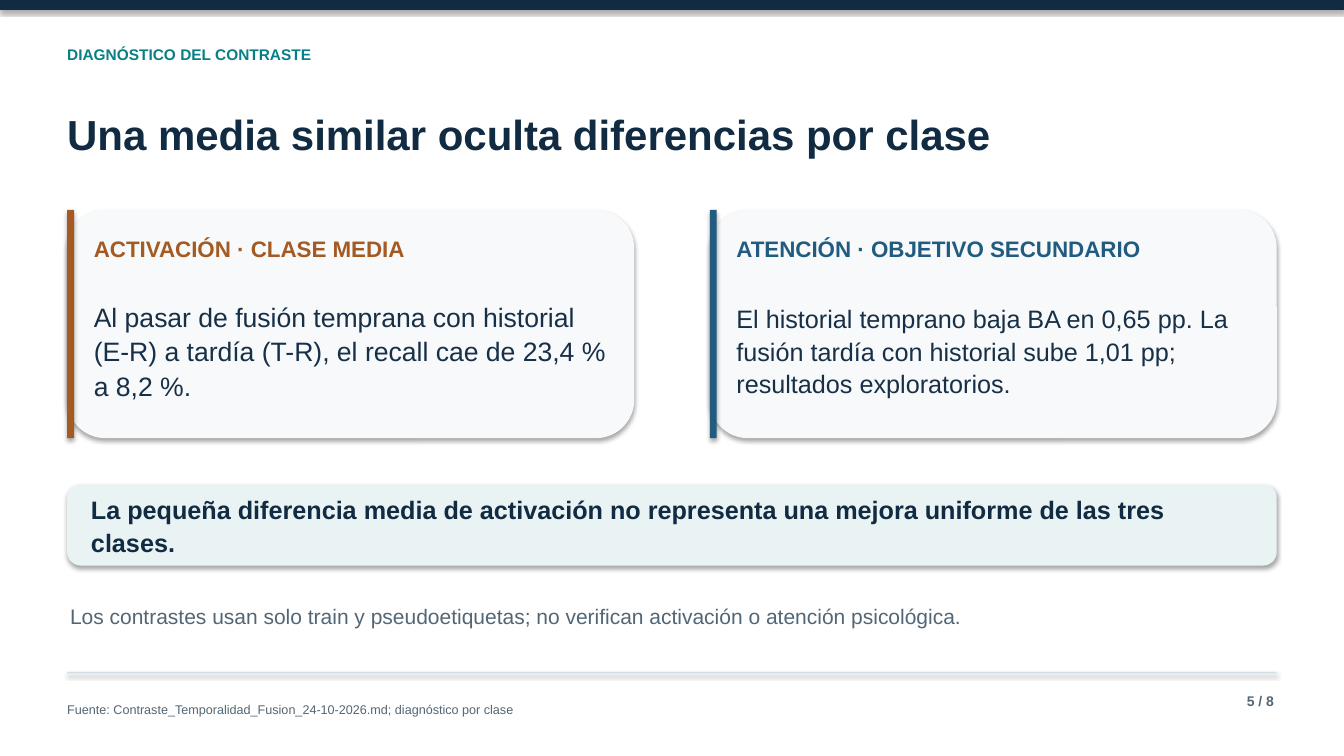
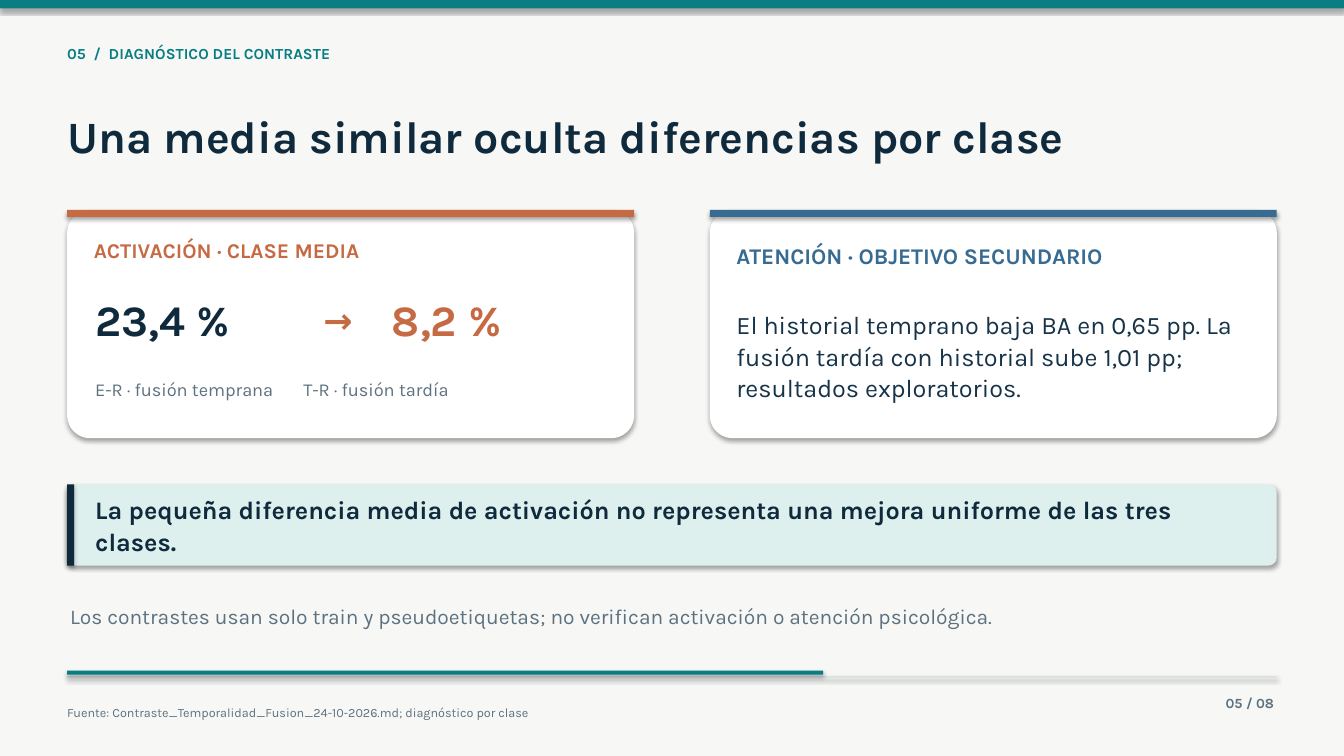
Before and after one commit to marioromero00/Tesis_MDS, a slide deck: slide 5 of presentaciones/Avances-Experimentales-Simplificados-24-10-2026.pptx. Drawn at 1344x756 pixels with LibreOffice and Linux fonts; fonts in the diff are those of the drawing. Boxes give left, top, right and bottom in pixels: in the first picture for what was removed or moved away, otherwise in the second. Text is boxed around its words. In the diff, an @@ line names an element or a change of style, - is before the commit and + after.

Commit message:
Mejorar diseño visual de presentación de avances

```diff
--- a/presentaciones/Avances-Experimentales-Simplificados-24-10-2026.pptx
+++ b/presentaciones/Avances-Experimentales-Simplificados-24-10-2026.pptx
@@ background #FFFFFF to #F7F8F5 @@
@@ rectangle at (0, 0, 1344, 8): fill #102B42 to #087E83 @@
@@ text at (67, 46, 330, 60): text changed; font Arial to Karla; text colour #087F86 to #087E83 @@
-DIAGNÓSTICO DEL CONTRASTE
+05 / DIAGNÓSTICO DEL CONTRASTE
@@ text "Una media similar oculta diferencias ..." at (67, 121, 1064, 164): size 30 to 32 pt, font Arial to Karla, text colour #102B42 to #102A3D; line spacing 1.08 to 1.04 @@
@@ rounded rectangle at (68, 210, 634, 438): fill #F7F9FB to #FFFFFF; proportions changed @@
@@ rectangle removed at (68, 210, 75, 438) @@
@@ rectangle added at (68, 210, 634, 217), fill #C66A44 @@
@@ text "ACTIVACIÓN · CLASE MEDIA" at (94, 239, 360, 259): size 16 to 15 pt, font Arial to Karla, text colour #A45A22 to #C66A44; line spacing 1.08 to 1.04 @@
@@ rounded rectangle at (710, 210, 1276, 438): fill #F7F9FB to #FFFFFF; proportions changed @@
@@ rectangle removed at (710, 210, 717, 438) @@
@@ rectangle added at (710, 210, 1276, 217), fill #376B91 @@
@@ text "ATENCIÓN · OBJETIVO SECUNDARIO" at (736, 243, 1103, 265): font Arial to Karla, text colour #215C80 to #376B91; line spacing 1.08 to 1.04 @@
@@ text added at (324, 290, 380, 348), 25 pt, text #C66A44, bold @@
+→
@@ text "El historial temprano baja BA ...": place and size @@
-text "El historial temprano baja BA ..." at (736, 309, 1228, 399)
+text "El historial temprano baja BA ..." at (736, 316, 1232, 403)
@@ text "El historial temprano baja BA ..." at (736, 316, 1232, 403): font Arial to Karla, text colour #173047 to #173348; line spacing 1.08 to 1.04 @@
@@ text removed at (94, 307, 575, 400) @@
-Al pasar de fusión temprana con historial (E-R) a tardía (T-R), el recall cae de 23,4 % a 8,2 %.
@@ text added at (95, 307, 185, 342), 31 pt, text #102A3D, bold @@
+23,4 %
@@ text added at (392, 307, 457, 342), 31 pt, text #C66A44, bold @@
+8,2 %
@@ text added at (95, 382, 449, 401), 13 pt, text #5D7180 @@
+E-R · fusión temprana T-R · fusión tardía
@@ rounded rectangle at (68, 485, 1277, 567): fill #EAF3F4 to #DDF0ED; proportions changed @@
@@ rectangle added at (68, 485, 75, 567), fill #102A3D @@
@@ text "La pequeña diferencia media de ..." at (95, 499, 1171, 552): font Arial to Karla, text colour #102B42 to #102A3D; line spacing 1.08 to 1.04 @@
@@ text "Los contrastes usan solo train ..." at (70, 608, 991, 629): font Arial to Karla, text colour #536675 to #5D7180; line spacing 1.08 to 1.04 @@
@@ text "Fuente: Contraste_Temporalidad_Fusion_24-10-2026.md; diagnós ..." at (67, 707, 528, 720): font Arial to Karla, text colour #536675 to #5D7180; line spacing 1.08 to 1.04 @@
@@ rectangle: place and size @@
-rectangle at (68, 673, 1277, 674)
+rectangle at (68, 677, 1277, 678)
@@ rectangle at (68, 677, 1277, 678): fill #D4DFE5 to #D9E2E3 @@
@@ rectangle added at (68, 670, 824, 675), fill #087E83 @@
@@ text added at (1226, 699, 1274, 708), 10 pt, text #5D7180, bold @@
+05 / 08
@@ text removed at (1247, 696, 1274, 706) @@
-5 / 8
```
Also in this commit, not shown: 7 other slides changed, 12 other files.
